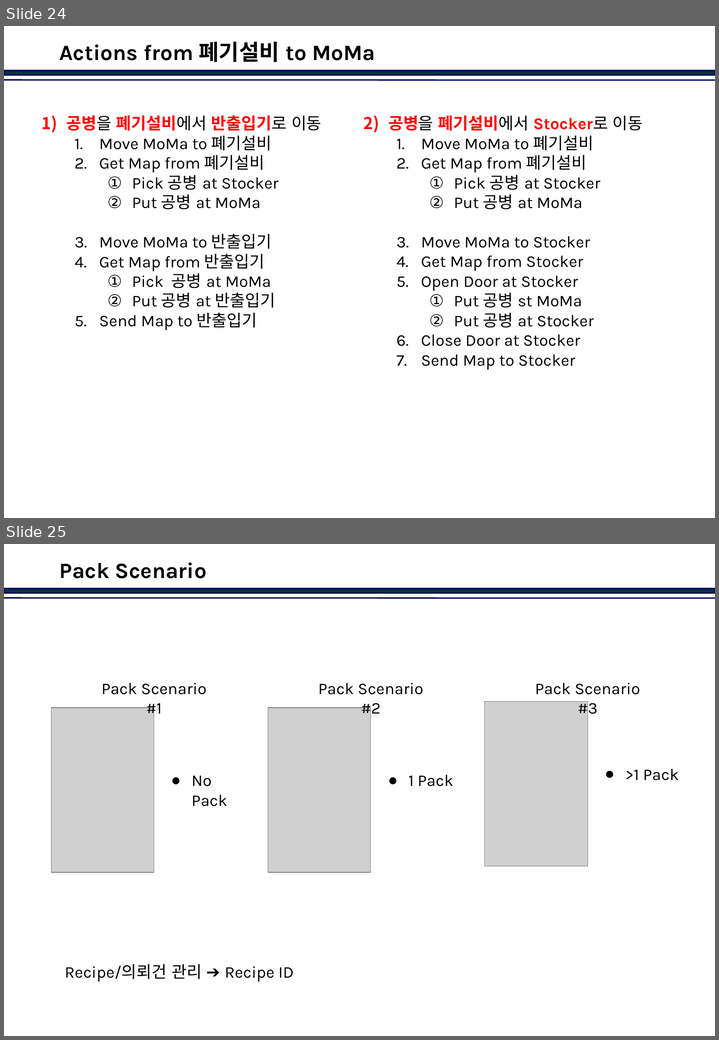
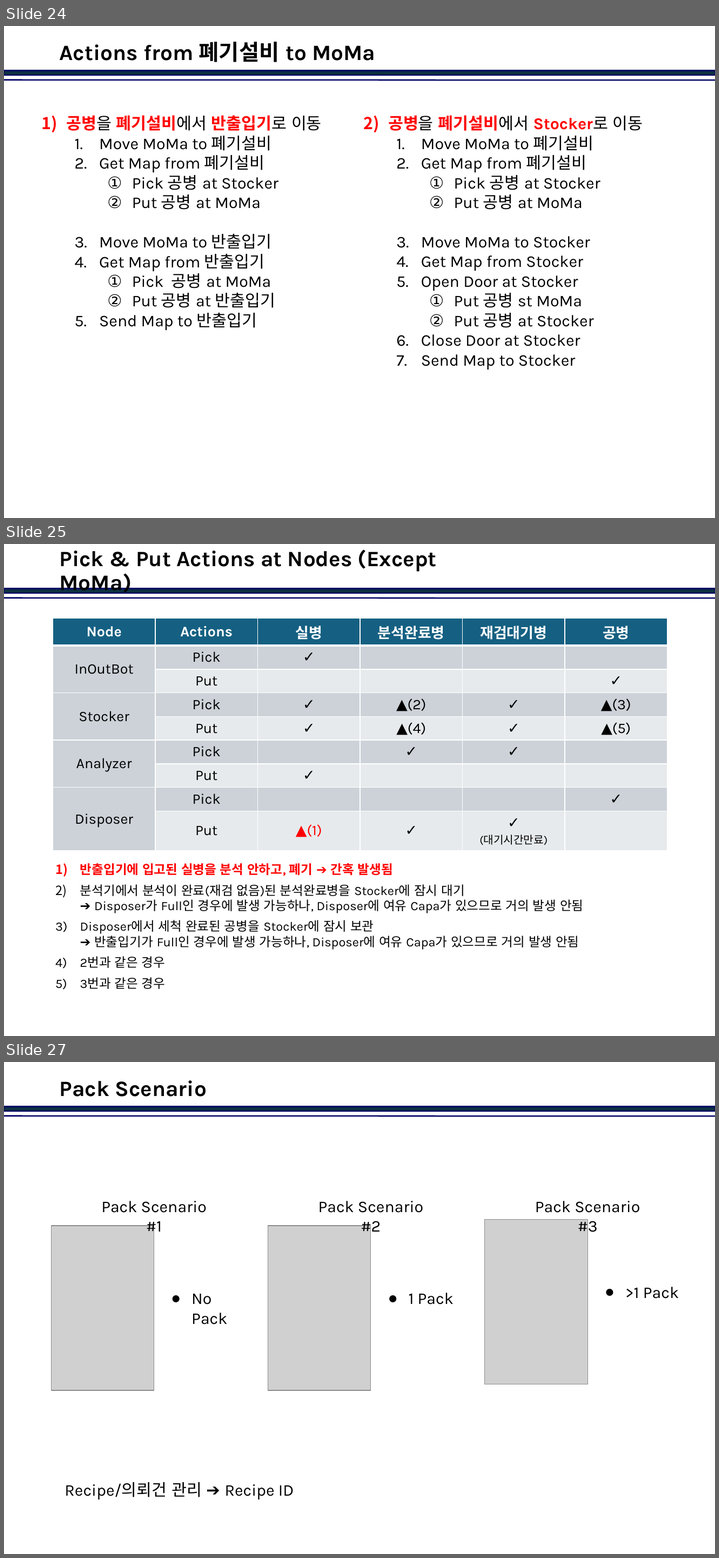
Before and after one commit to jinkabpark/SamickThk_Analysis, a slide deck: 허종원/Travel Scenario.pptx. Shown one above the other, each under a label of ours: slides 24 and 25 before the commit, slides 24, 25 and 27 after it; the slides between them are not shown. The pictures are 719x1040 and 719x1558 pixels, drawn with LibreOffice and Linux fonts; fonts in the diff are those of the drawing; grey boxes stand for pictures; background and template pictures are left out. Boxes give left, top, right and bottom in pixels: in the first picture for what was removed or moved away, otherwise in the second. Text is boxed around its words. In the diff, an @@ line names an element or a change of style, - is before the commit and + after.

```diff
--- a/허종원/Travel Scenario.pptx
+++ b/허종원/Travel Scenario.pptx
@@ slide 25 added at (x1=4, y1=544, x2=715, y2=1036), background #FFFFFF; not listed: 2 template elements that a slide beside it also shows @@
@@ title added at (x1=60, y1=549, x2=437, y2=594), 24 pt, text #000000, bold @@
+Pick & Put Actions at Nodes (Except MoMa)
@@ table added at (x1=53, y1=618, x2=667, y2=848), 9 rows, 6 columns @@
+Node | Actions | 실병 | 분석완료병 | 재검대기병 | 공병
+InOutBot | Pick | ✓ |  |  | 
+ | Put |  |  |  | ✓
+Stocker | Pick | ✓ | ▲(2) | ✓ | ▲(3)
+ | Put | ✓ | ▲(4) | ✓ | ▲(5)
+Analyzer | Pick |  | ✓ | ✓ | 
+ | Put | ✓ |  |  | 
+Disposer | Pick |  |  |  | ✓
+ | Put | ▲(1) | ✓ | ✓ (대기시간만료) | 
@@ text added at (x1=80, y1=863, x2=583, y2=989), 14 pt, text #000000 @@
+1) 반출입기에 입고된 실병을 분석 안하고, 폐기 ➔ 간혹 발생됨
+2) 분석기에서 분석이 완료(재검 없음)된 분석완료병을 Stocker에 잠시 대기
+   ➔ Disposer가 Full인 경우에 발생 가능하나, Disposer에 여유 Capa가 있으므로 거의 발생 안됨
+3) Disposer에서 세척 완료된 공병을 Stocker에 잠시 보관
+   ➔ 반출입기가 Full인 경우에 발생 가능하나, Disposer에 여유 Capa가 있으므로 거의 발생 안됨
+4) 2번과 같은 경우
+5) 3번과 같은 경우
@@ what was slide 25 is now slide 27 @@
```
Also in this commit, not shown: 1 other slide added.
